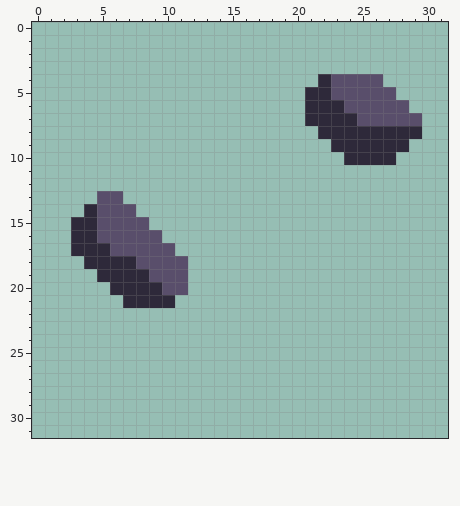
File history of a pixel-art sprite, sprites/blocks/environment/ore-obsidian3.png. The first picture shows the starting point.
The file is 32x32 pixels. The old version is drawn lined up with the new one.
The result:
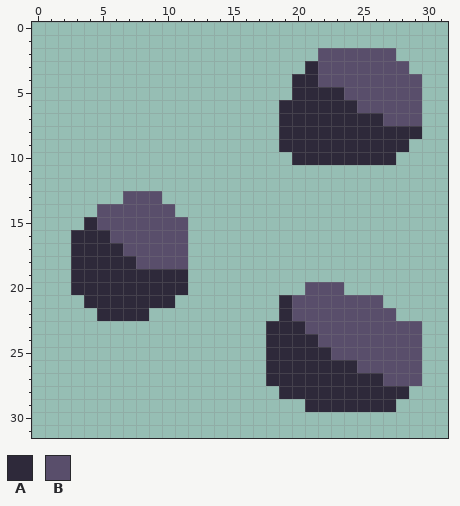
Palette (. is transparent): A #2e293a  B #594e6b
Diff:
drawings rearranged on the sheet (the old picture shows each at its new place; 1 dropped ones are not shown)
Colour A is added in row 3 at x 21; in row 4 at x 20 to 21; in row 5 at x 20; in rows 6 to 7 at x 19 to 20; in row 8 at x 19 to 21; in row 9 at x 19 to 22.
Colour A is added in row 10 at x 20 to 23; in row 18 at x 3; in row 19 at x 3 to 4; in row 20 at x 3 to 5; in row 21 at x 4 to 6 and 19; in row 22 at x 5 to 8 and 19.
Colour A is added in row 23 at x 18 to 20; in row 24 at x 18 to 21; in row 25 at x 18 to 22; in row 26 at x 18 to 24; in row 27 at x 18 to 26; in row 28 at x 19 to 28.
Colour A is added in row 29 at x 21 to 27.
Colour A replaces colour B in row 5 at x 23; in row 6 at x 24; in row 7 at x 25 to 26; in row 16 at x 5; in row 17 at x 6; in row 19 at x 9 to 11.
Colour A replaces colour B in row 20 at x 10 to 11.
Colour B is added in row 2 at x 22 to 27; in row 3 at x 22 to 28; in row 4 at x 27 to 29; in row 5 at x 28 to 29; in row 6 at x 29; in row 13 at x 7 to 9.
Colour B is added in row 14 at x 8 to 10; in row 15 at x 9 to 11; in row 16 at x 10 to 11; in row 17 at x 11; in row 20 at x 21 to 23; in row 21 at x 20 to 26.
Colour B is added in row 22 at x 20 to 27; in row 23 at x 21 to 29; in row 24 at x 22 to 29; in row 25 at x 23 to 29; in row 26 at x 25 to 29; in row 27 at x 27 to 29.
Colour B replaces colour A in row 4 at x 22.
The edit erases colour A in row 14 at x 4; in row 15 at x 3.
The edit erases colour B in row 13 at x 5 to 6.
Where, in picture pixels (left, top, right, bottom), the same in both pictures:
changed: (279, 48, 422, 165)
changed: (71, 191, 188, 321)
added: (266, 282, 422, 412)
